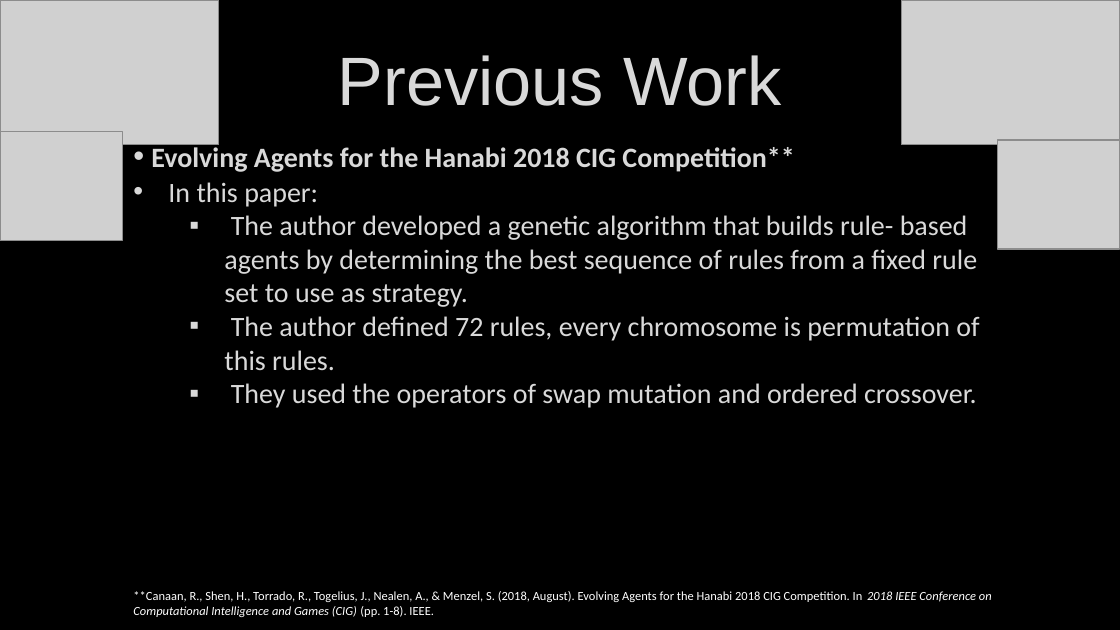
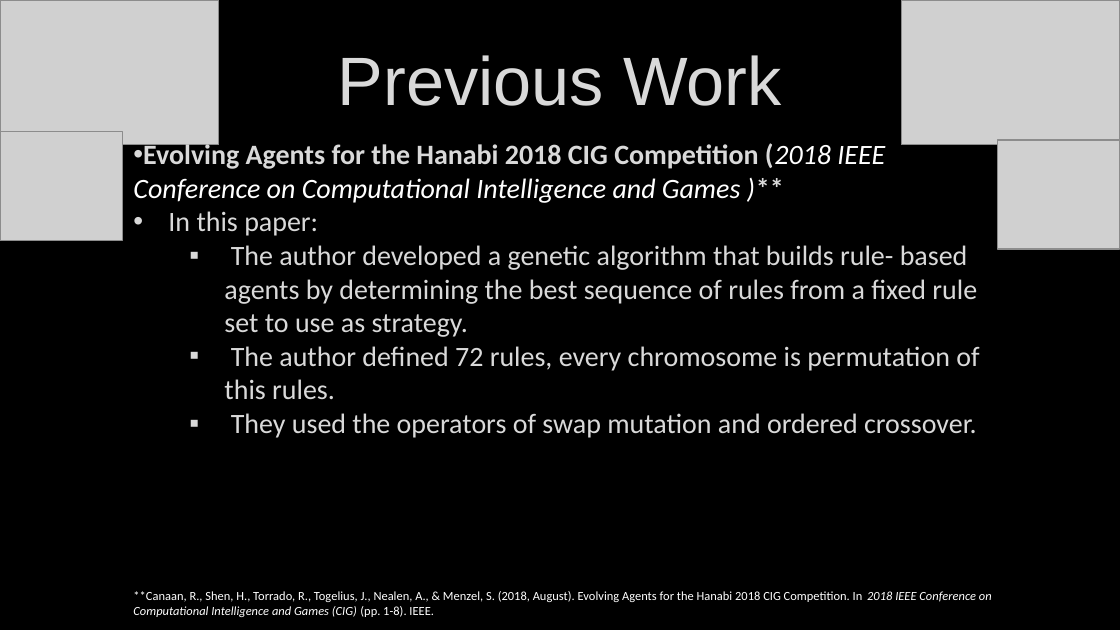
Before and after one commit to Untzi/ec_hanabi, a slide deck: slide 7 of hanabi (1).pptx (slide 6 before the commit). Drawn at 1120x630 pixels with LibreOffice and Linux fonts; fonts in the diff are those of the drawing; grey boxes stand for pictures. Boxes give left, top, right and bottom in pixels: in the first picture for what was removed or moved away, otherwise in the second. Text is boxed around its words. In the diff, an @@ line names an element or a change of style, - is before the commit and + after.

Commit message:
updated ppt

```diff
--- a/hanabi (1).pptx
+++ b/hanabi (1).pptx
@@ text at <box>133,141,885,203</box>: text changed; text colour #D9D9D9 to #FFFFFF; bold off; italic on @@
-• Evolving Agents for the Hanabi 2018 CIG Competition**
+• Evolving Agents for the Hanabi 2018 CIG Competition (2018 IEEE Conference on Computational Intelligence and Games )**
```
Also in this commit, not shown: 6 other slides changed.
